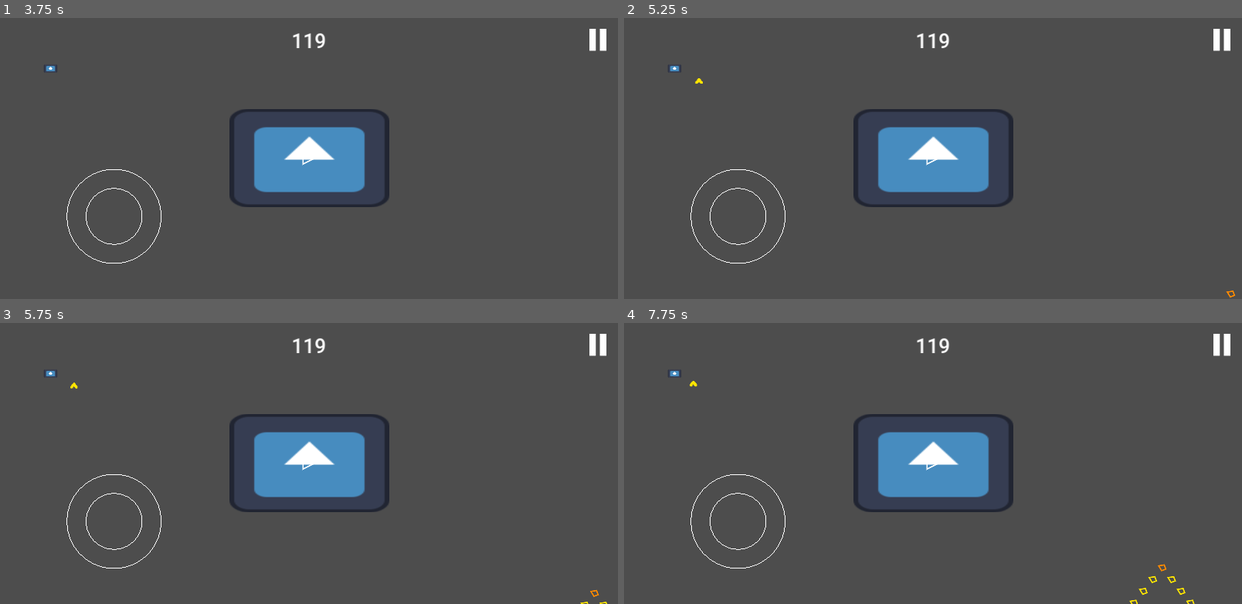
Above: before the commit, frames 1-4 (two rows, left to right).
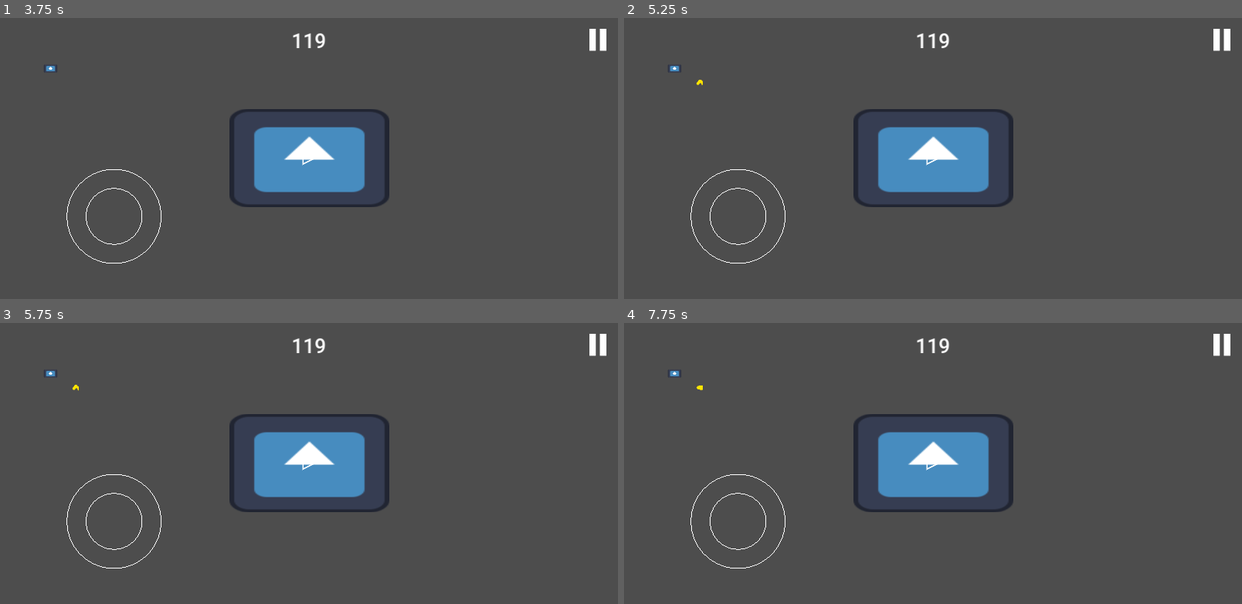
Above: after the commit, the same moments.

Repository: Ryu204/name-later
Game: Godot game, scene res://Layouts/index.tscn
Two runs of this game, one before a commit and one after it. Both use one fixed random seed, a clock stepped at 60 frames per second and the inputs below. The engine's default icon, where the game draws it, is replaced by a stand-in: a white triangle on a blue panel in a dark square.
Inputs (mouse positions are in pixels of both pictures, inside the frame that each line leads up to):
- Up to frame 1 (3.75 s): click "Play" at 0.5 s; click (599, 40) at 1.25 s; click (309, 158) at 2 s; tap Enter at 2.75 s; move the mouse to (444, 144) at 2.77 s; click (444, 144) at 2.92 s; tap Space at 3.5 s; move the mouse to (185, 172) at 3.52 s; click (185, 172) at 3.67 s
- Up to frame 2 (5.25 s): tap Enter at 4.25 s; move the mouse to (994, 96) at 4.27 s; click (994, 96) at 4.42 s; move the mouse to (902, 214) at 5.02 s; click (902, 214) at 5.17 s
- Up to frame 3 (5.75 s): no input
- Up to frame 4 (7.75 s): tap Space at 5.75 s; move the mouse to (1118, 505) at 5.77 s; click (1118, 505) at 5.92 s; move the mouse to (747, 421) at 6.52 s; click (747, 421) at 6.67 s; move the mouse to (963, 463) at 7.27 s; click (963, 463) at 7.42 s

Frame 1 is identical in both runs. In frame 2, less than 0.1% of the frame differs, in the area x 11-99%, y 21-100%; in frame 3, less than 0.1%; in frame 4, 0.2%, in the area x 10-93%, y 20-100%.

Commit message:
Rework underlings drone logic

Diff:
--- a/Components/Enemies/drone.gd
+++ b/Components/Enemies/drone.gd
@@ -7,15 +7,20 @@
 @export var height = 20
 @export_group('Stats')
 @export var underlings_row_count = 3
-@export var spacing_ratio = 1.5
+@export var spacing_ratio = 1.8
+
+const LEADER_COLOR = Color("#ff8a00")
+const VISION_RATIO = 3.0
+const VIEW_ANGLE = PI * 0.9
+
 # Leader attributes
 var _is_leader = true
 var _drone_holder: Node
 var _underlings: Array[Drone] = []
 # Underlings attributes
 var _leader: Drone = self
-
-const LEADER_COLOR = Color("#ff8a00")
+# Underling boids attributes
+@onready var _absolute_size = Vector2(width, height).length()
 
 func _ready() -> void:
 	super()
@@ -35,14 +40,53 @@
 	_drone_holder = drone_holder
 
 func update(delta: float, player_pos: Vector2, _player_vel: Vector2) -> void:
-	if _is_leader:
-		shape.color = shape.color.lerp(LEADER_COLOR, 0.2 * delta)
-		shape.control_direction = player_pos - shape.global_position
-		for underling in _underlings:
-			underling.update(delta, player_pos, _player_vel)
-		return
-	# As underlyings
-	shape.control_direction = _leader.shape.control_direction
+	assert(_is_leader, 'Only leader is allowed to update directly')
+	shape.color = shape.color.lerp(LEADER_COLOR, 0.2 * delta)
+	shape.control_direction = player_pos - shape.global_position
+	var nunderlings = _underlings.size()
+	_underlings.push_back(self)
+	for underling in _underlings:
+		if not underling._is_leader:
+			underling.shape.control_direction = shape.global_position - underling.shape.global_position
+		var separation_info = _get_separation_strength(_underlings, underling)
+		underling.shape.control_direction = underling.shape.control_direction.rotated(separation_info.angle)
+		if not underling._is_leader:
+			underling.shape.force = 2 * shape.force * separation_info.force
+	assert(_underlings.back() == self)
+	_underlings.pop_back()
+
+class Separation:
+	var angle = 1.0
+	var force = 1.0
+
+static func _get_separation_strength(underlings: Array[Drone], boid: Drone) -> Separation:
+	var result = Separation.new()
+	result.angle = 0.0
+	result.force = 1.0
+	var position = boid.shape.global_position
+	for other in underlings:
+		var is_same = other.get_instance_id() == boid.get_instance_id()
+		if is_same:
+			continue
+		var direction = other.shape.global_position - position
+		var distance = direction.length()
+		var is_too_far = distance > boid._absolute_size * VISION_RATIO
+		if is_too_far:
+			continue
+		var angle_diff = boid.shape.velocity.angle_to(direction)
+		var is_not_visible = angle_diff > VIEW_ANGLE / 2.0
+		if is_not_visible:
+			continue
+		var is_other_on_left = boid.shape.velocity.rotated(PI / 2).angle_to(direction) < PI / 2
+		var close_level = distance / (boid._absolute_size * VISION_RATIO)
+		assert(close_level < 1.1)
+		var danger_level =  min(PI / (5 * close_level + 0.001), PI / 1.2) * (-1.0 if is_other_on_left else 1.0)
+		result.angle += danger_level
+		result.force = min(
+			result.force,
+			max(0.1, (log(10 * danger_level + 0.001) + 1) / (log(10) + 1))
+		)
+	return result
 
 func _spawn_underlings() -> void:
 	var spacing = spacing_ratio * Vector2(width, height)
@@ -80,6 +124,7 @@
 	new_leader._drone_holder = _drone_holder
 	new_leader._underlings = _underlings
 	new_leader._leader = new_leader
+	new_leader.shape.force = shape.force
 	new_leader.reparent(get_parent())
 
 	for underling in _underlings:
--- a/Components/Enemies/drone.tscn
+++ b/Components/Enemies/drone.tscn
@@ -10,5 +10,6 @@
 
 [node name="Shape" parent="." instance=ExtResource("2_odm6d")]
 color = Color(1, 0.898039, 0, 1)
+turn_strength = 3.0
 force = 100.0
-damping = 0.3
+damping = 0.2
--- a/Components/Manager/enemy_manager.gd
+++ b/Components/Manager/enemy_manager.gd
@@ -19,12 +19,13 @@
 	spawnables_holder = _spawnables_holder
 	prespawn.connect(_check_and_initialize_drone_leader)
 
-	#add_spawnable(preload(Constants.SCENE_CAR))
-	#add_spawnable(preload(Constants.SCENE_BIKE))
-	#add_spawnable(preload(Constants.SCENE_BIKE_PRO))
+	add_spawnable(preload(Constants.SCENE_CAR))
+	add_spawnable(preload(Constants.SCENE_BIKE))
+	add_spawnable(preload(Constants.SCENE_BIKE_PRO))
 	add_spawnable(preload(Constants.SCENE_DRONE))
 
-func _process(delta: float) -> void:
+func _physics_process(delta: float) -> void:
+	super(delta)
 	_process_child(delta)
 
 func _process_child(delta: float) -> void:
